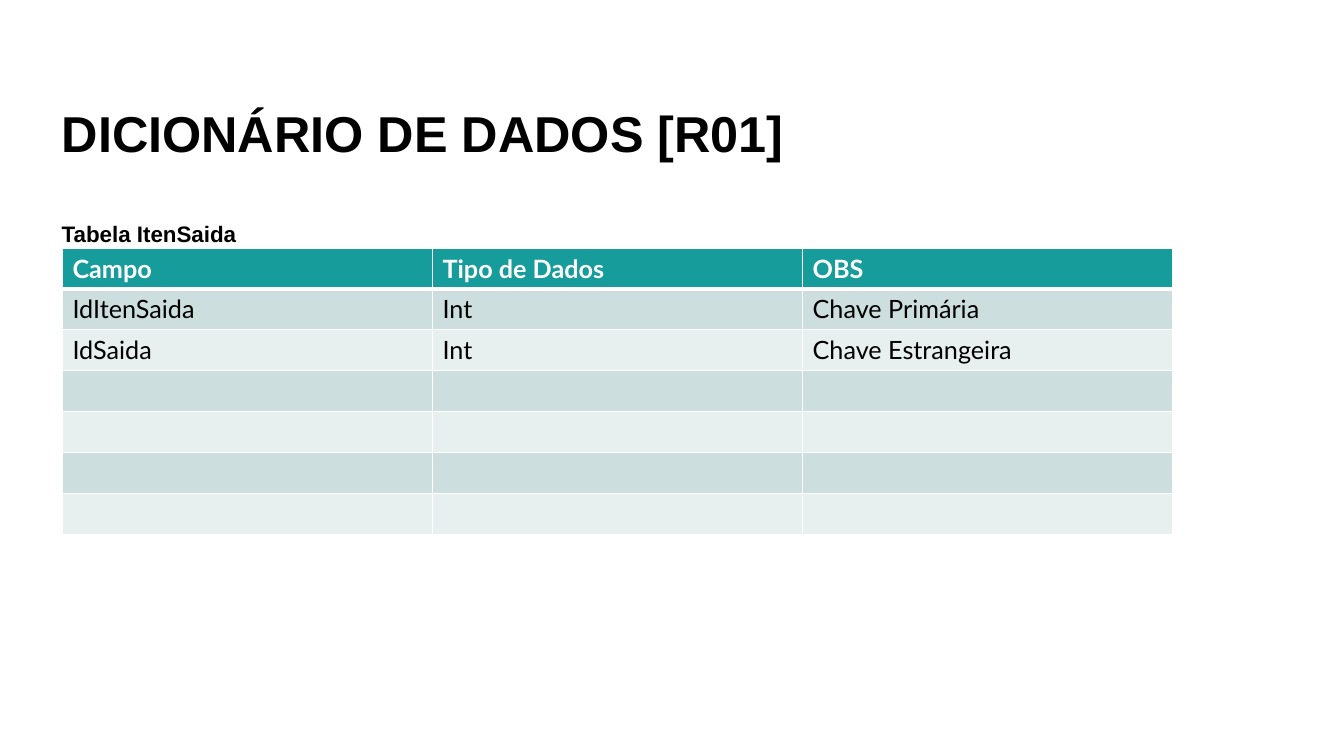
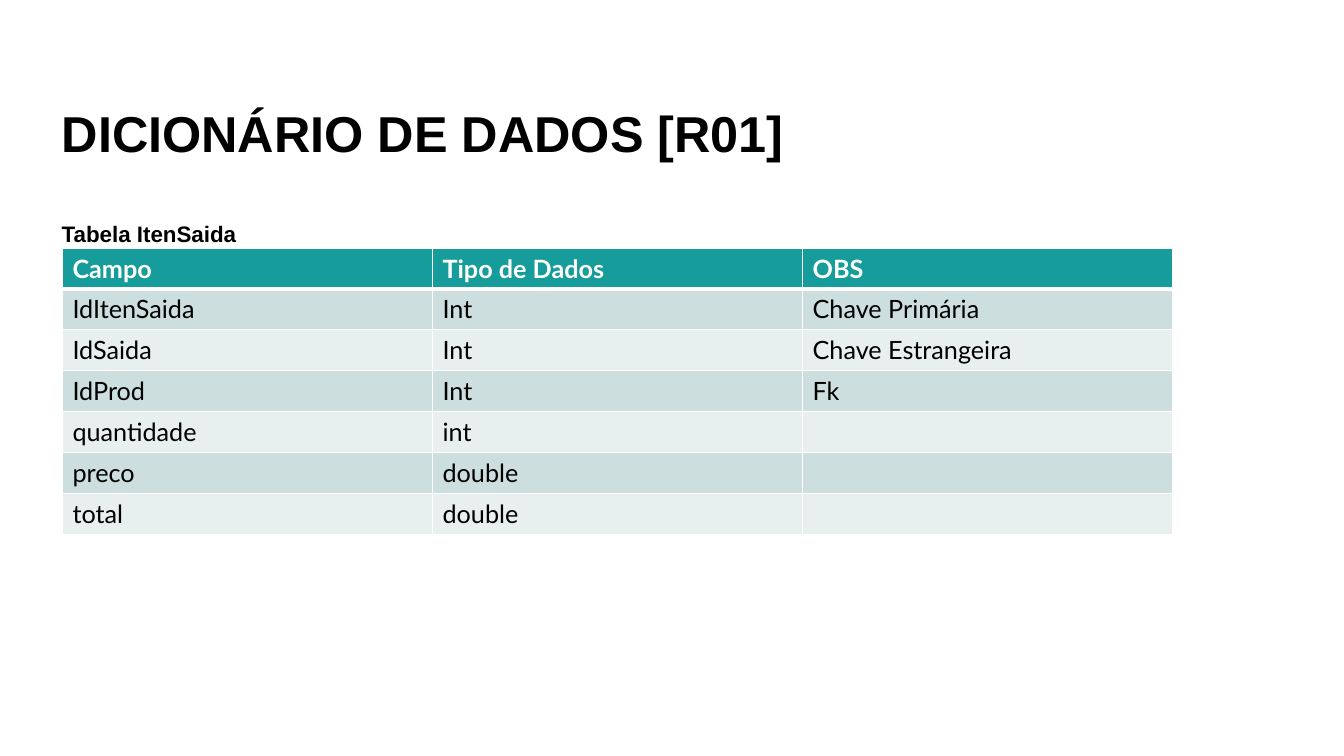
Before and after one commit to anassophia/alomoxarifadoafrodite, a slide deck: slide 20 of Documentacao/ModelagemSistema_TemplateInicial.pptx. Drawn at 1344x756 pixels with LibreOffice and Linux fonts; fonts in the diff are those of the drawing. Boxes give left, top, right and bottom in pixels: in the first picture for what was removed or moved away, otherwise in the second. Text is boxed around its words. In the diff, an @@ line names an element or a change of style, - is before the commit and + after.

```diff
--- a/Documentacao/ModelagemSistema_TemplateInicial.pptx
+++ b/Documentacao/ModelagemSistema_TemplateInicial.pptx
@@ table at bbox=[63, 248, 1173, 534] @@
-row 4:  |  | 
+row 4: IdProd | Int | Fk
-row 5, column 1: 
+row 5, column 1: quantidade
-row 5, column 2: 
+row 5, column 2: int
-row 6, column 1: 
+row 6, column 1: preco
-row 6, column 2: 
+row 6, column 2: double
-row 7, column 1: 
+row 7, column 1: total
-row 7, column 2: 
+row 7, column 2: double
```
Also in this commit, not shown: 7 other slides changed, 3 other files.
